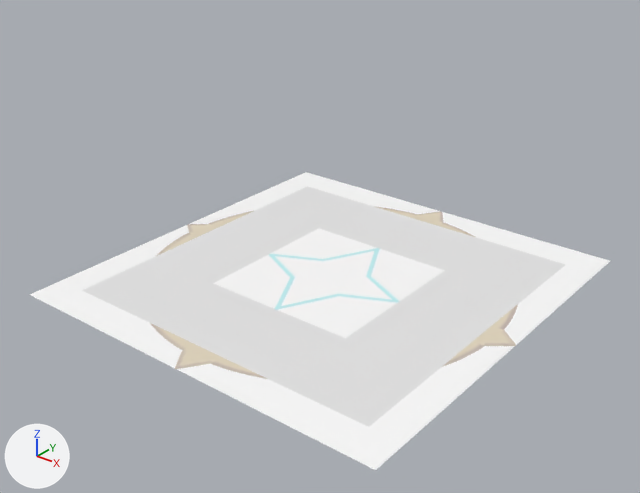
What one commit did to the FBX model Assets/_Project/Stage/Main_00/FBX/Main_1001_obj_02.fbx.
The view is the same before and after, from a 50 mm lens placed at (1.151, -2.049, 1.028), pointed at (0.03, -0.647, 0.159). Lighting does not change. The marker at lower left points along +X, +Y and +Z. The first picture is the older version. Where no turn or scale is listed for an object, it has been applied to the vertices.

The older version as bpy lines, for what is in view:
```python
me_main_1001_tex_13_002 = bpy.data.meshes.new('Main_1001_Tex_13.002')
me_main_1001_tex_13_002.from_pydata(...)  # 4 vertices, 1 face; spans x -0.487..0.487, y -0.5..0.5, z 0.0
me_main_1001_tex_13_002.materials.append(mat_main_1001_tex_13)
me_main_1001_tex_14 = bpy.data.meshes.new('Main_1001_Tex_14')
me_main_1001_tex_14.from_pydata([(-0.333, -0.334, 0.0), (0.333, -0.334, 0.0), (-0.333, 0.334, 0.0), (0.333, 0.334, 0.0)], [], [(0, 1, 3, 2)])
me_main_1001_tex_14.materials.append(mat_main_1001_tex_14)  # white #e7e7e7
me_main_1001_tex_16 = bpy.data.meshes.new('Main_1001_Tex_16')
me_main_1001_tex_16.from_pydata(...)  # 4 vertices, 1 face; spans x -0.195..0.195, y -0.199..0.199, z 0.0
me_main_1001_tex_16.materials.append(mat_main_1001_tex_16)
ob_main_1001_tex_13_002 = bpy.data.objects.new('Main_1001_Tex_13.002', me_main_1001_tex_13_002)
ob_main_1001_tex_13_002.location = (0.0, -0.57, 0.039)
ob_main_1001_tex_14 = bpy.data.objects.new('Main_1001_Tex_14', me_main_1001_tex_14)
ob_main_1001_tex_14.location = (0.0, -0.57, 0.04)
ob_main_1001_tex_16 = bpy.data.objects.new('Main_1001_Tex_16', me_main_1001_tex_16)
ob_main_1001_tex_16.location = (0.0, -0.57, 0.04)
# also in view: 'Main_1001_Tex_15' at (0.0, -0.57, 0.039)
```
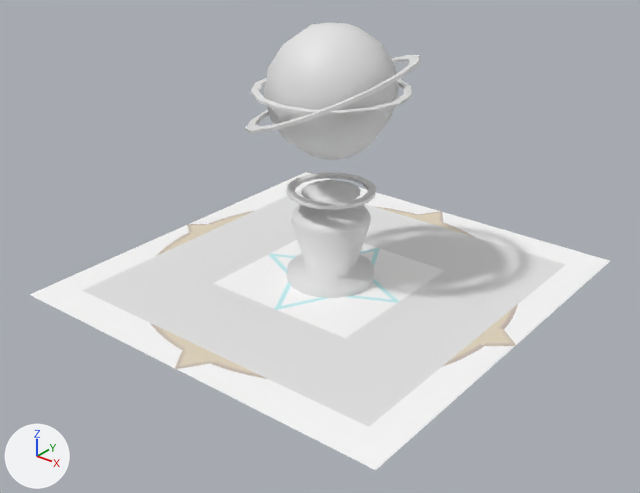
Diff of the bpy script that builds the scene:
```diff
--- a/Assets/_Project/Stage/Main_00/FBX/Main_1001_obj_02.fbx.py
+++ b/Assets/_Project/Stage/Main_00/FBX/Main_1001_obj_02.fbx.py
@@ mat_material_009 @@
+mat_material_009 = principled_material('Material.009')
+mat_material_009.base_color = (0.8, 0.8, 0.8)  # white #e7e7e7
@@ mat_material @@
+mat_material = principled_material('Material')
+mat_material.base_color = (0.8, 0.8, 0.8)  # white #e7e7e7
@@ me_circle_003 @@
+me_circle_003.from_pydata(...)  # 64 vertices, 64 faces; spans x -0.103..0.103, y -0.103..0.103, z 0.0..0.007
+me_circle_003.materials.append(mat_material_009)  # its picture is missing
@@ me_sphere_001 @@
+me_sphere_001.from_pydata(...)  # a UV sphere (8 segments, 8 rings, poles along z) spanning x -0.147..0.147, y -0.147..0.147, z -0.147..0.147
+me_sphere_001.materials.append(mat_material)  # its picture is missing
@@ me_circle_004 @@
+me_circle_004.from_pydata(...)  # 64 vertices, 64 faces; spans x -0.189..0.192, y -0.201..0.202, z -0.087..0.08
+me_circle_004.materials.append(mat_material_009)  # its picture is missing
@@ me_circle @@
+me_circle.from_pydata(...)  # 64 vertices, 64 faces; spans x -0.174..0.174, y -0.174..0.174, z 0.0..0.006
+me_circle.materials.append(mat_material_009)  # its picture is missing
@@ me_cylinder_001 @@
+me_cylinder_001.from_pydata(...)  # 192 vertices, 178 faces; spans x -0.104..0.104, y -0.104..0.104, z -0.034..0.239
+me_cylinder_001.materials.append(mat_material_009)  # its picture is missing
@@ ob_circle_003 @@
+ob_circle_003 = bpy.data.objects.new('Circle.003', me_circle_003)
+ob_circle_003.location = (0.0, -0.57, 0.259)
@@ ob_sphere_001 @@
+ob_sphere_001 = bpy.data.objects.new('Sphere.001', me_sphere_001)
+ob_sphere_001.location = (0.0, -0.57, 0.493)
@@ ob_circle_001 @@
+ob_circle_001 = bpy.data.objects.new('Circle.001', me_circle_004)
+ob_circle_001.location = (0.0, -0.57, 0.492)
@@ ob_circle @@
+ob_circle = bpy.data.objects.new('Circle', me_circle)
+ob_circle.location = (0.0, -0.57, 0.493)
@@ ob_cylinder_001 @@
+ob_cylinder_001 = bpy.data.objects.new('Cylinder.001', me_cylinder_001)
+ob_cylinder_001.location = (0.0, -0.57, 0.04)
```

Where the change shows, as pixel boxes (x1, y1, x2, y2) in the pictures (640 x 493 px):
'Sphere.001', added: after (264, 23, 399, 160)
'Cylinder.001', added: after (287, 180, 374, 298)
'Circle.001', added: after (245, 55, 420, 134)
'Circle.003', added: after (286, 172, 376, 210)
'Circle', added: after (251, 78, 411, 116)
